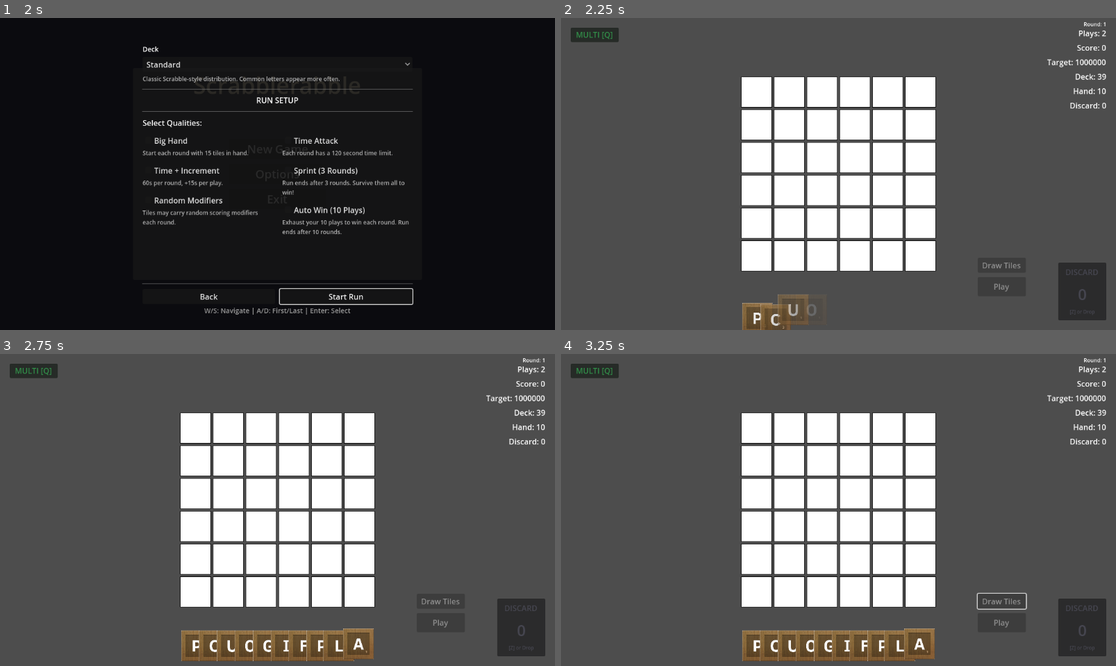
Above: before the commit, frames 1-4 (two rows, left to right).
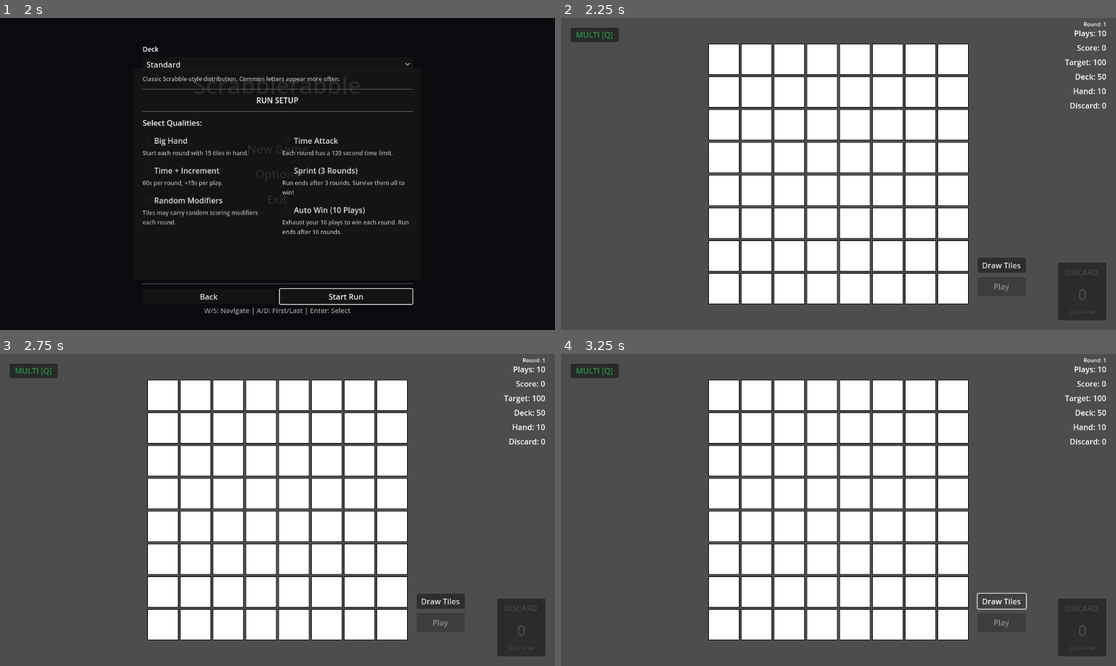
Above: after the commit, the same moments.

Repository: rcmilan/godot-scrabblerabble
Game: Godot game, scene res://scenes/title_screen/TitleScreen.tscn
Same seed, same stepped clock (60 frames per second), same inputs: the game is played once before the commit and once after it.
Inputs (mouse positions are in pixels of both pictures, inside the frame that each line leads up to):
- Up to frame 1 (2 s): click "New Game" at 0.5 s; click "New Game" at 1.25 s
- Up to frame 2 (2.25 s): click "Start Run" at 2 s
- Up to frame 3 (2.75 s): no input
- Up to frame 4 (3.25 s): click (999, 600) at 2.75 s, where only the run after the commit has a clickable "Draw Tiles"

Frame 1 is identical in both runs. In frame 2, 17% of the frame differs, in the area x 26-99%, y 4-100%; in frame 3, 18%; in frame 4, 18%, in the area x 26-99%, y 4-99%.
Error after the commit: Parse Error: Identifier "_available_tiles" not declared in the current scope. (res://autoload/tile_bag.gd:64)

Commit message:
refactor: encapsulate TileBag state arrays behind read-only getters

Diff:
--- a/autoload/tile_bag.gd
+++ b/autoload/tile_bag.gd
@@ -17,10 +17,20 @@
 # STATE
 # =============================================================================
 
-var available_tiles: Array[Tile] = []
-var drawn_tiles: Array[Tile] = []
-var current_distribution: BagDistribution = null
+var __available_tiles: Array[Tile] = []
+var __drawn_tiles: Array[Tile] = []
+var _current_distribution: BagDistribution = null
 var _initial_count: int = 0
+
+
+func get__available_tiles() -> Array[Tile]:
+	return __available_tiles.duplicate()
+
+func get__drawn_tiles() -> Array[Tile]:
+	return __drawn_tiles.duplicate()
+
+func get_current_distribution() -> BagDistribution:
+	return _current_distribution
 
 
 func _ready() -> void:
@@ -39,7 +49,7 @@
 		return false
 
 	_clear_all_tiles()
-	current_distribution = distribution
+	_current_distribution = distribution
 
 	for letter in distribution.distribution.keys():
 		var count: int = distribution.distribution[letter]
@@ -51,30 +61,30 @@
 		for i in count:
 			var tile: Tile = _create_tile(tile_data)
 			if tile:
-				available_tiles.append(tile)
-
-	_initial_count = available_tiles.size()
+				_available_tiles.append(tile)
+
+	_initial_count = _available_tiles.size()
 	shuffle_bag()
 
-	print("[TileBag] Populated with %d tiles" % available_tiles.size())
+	print("[TileBag] Populated with %d tiles" % _available_tiles.size())
 	return true
 
 
 ## Shuffles the available tiles randomly.
 func shuffle_bag() -> void:
-	available_tiles.shuffle()
+	_available_tiles.shuffle()
 
 
 ## Resets the bag to initial state (returns all drawn tiles).
 func reset_bag() -> void:
-	for tile in drawn_tiles:
+	for tile in _drawn_tiles:
 		tile.reset()
-		available_tiles.append(tile)
-
-	drawn_tiles.clear()
+		_available_tiles.append(tile)
+
+	_drawn_tiles.clear()
 	shuffle_bag()
 
-	print("[TileBag] Reset - %d tiles available" % available_tiles.size())
+	print("[TileBag] Reset - %d tiles available" % _available_tiles.size())
 
 
 # =============================================================================
@@ -83,15 +93,15 @@
 
 ## Draws a single tile from the bag.
 func draw_tile() -> Tile:
-	if available_tiles.is_empty():
+	if _available_tiles.is_empty():
 		print("[TileBag] Empty - cannot draw")
 		return null
 
-	var tile: Tile = available_tiles.pop_back()
-	drawn_tiles.append(tile)
+	var tile: Tile = _available_tiles.pop_back()
+	_drawn_tiles.append(tile)
 
 	EventBus.tile_drawn.emit(tile)
-	print("[TileBag] Drew: %s | Remaining: %d" % [tile.letter, available_tiles.size()])
+	print("[TileBag] Drew: %s | Remaining: %d" % [tile.letter, _available_tiles.size()])
 
 	return tile
 
@@ -111,14 +121,14 @@
 
 ## Returns a tile to the bag (for special effects).
 func return_tile(tile: Tile) -> void:
-	if tile in drawn_tiles:
-		drawn_tiles.erase(tile)
+	if tile in _drawn_tiles:
+		_drawn_tiles.erase(tile)
 
 	tile.reset()
-	available_tiles.append(tile)
+	_available_tiles.append(tile)
 	shuffle_bag()
 
-	print("[TileBag] Returned: %s | Available: %d" % [tile.letter, available_tiles.size()])
+	print("[TileBag] Returned: %s | Available: %d" % [tile.letter, _available_tiles.size()])
 
 
 # =============================================================================
@@ -127,12 +137,12 @@
 
 ## Returns the number of tiles remaining in the bag.
 func tiles_remaining() -> int:
-	return available_tiles.size()
+	return _available_tiles.size()
 
 
 ## Returns true if the bag is empty.
 func is_empty() -> bool:
-	return available_tiles.is_empty()
+	return _available_tiles.is_empty()
 
 
 ## Returns the initial tile count when bag was populated.
@@ -142,16 +152,16 @@
 
 ## Returns the number of tiles that have been drawn.
 func get_drawn_count() -> int:
-	return drawn_tiles.size()
+	return _drawn_tiles.size()
 
 
 ## Peeks at the top N tiles without drawing them (for debugging).
 func peek_tiles(count: int) -> Array[Tile]:
 	var result: Array[Tile] = []
-	var peek_count: int = mini(count, available_tiles.size())
-
-	for i in range(available_tiles.size() - peek_count, available_tiles.size()):
-		result.append(available_tiles[i])
+	var peek_count: int = mini(count, _available_tiles.size())
+
+	for i in range(_available_tiles.size() - peek_count, _available_tiles.size()):
+		result.append(_available_tiles[i])
 
 	return result
 
@@ -183,13 +193,13 @@
 
 
 func _clear_all_tiles() -> void:
-	for tile in available_tiles:
+	for tile in _available_tiles:
 		if is_instance_valid(tile):
 			tile.queue_free()
-	for tile in drawn_tiles:
+	for tile in _drawn_tiles:
 		if is_instance_valid(tile):
 			tile.queue_free()
 
-	available_tiles.clear()
-	drawn_tiles.clear()
+	_available_tiles.clear()
+	_drawn_tiles.clear()
 	_initial_count = 0
--- a/scripts/domain/qualities/all_reset_quality.gd
+++ b/scripts/domain/qualities/all_reset_quality.gd
@@ -5,8 +5,8 @@
 ## Bundled by CursedDeck; NOT registered in QualityRegistry (not shown in UI quality list).
 ##
 ## on_round_started:
-##   Precondition : TileBag.available_tiles is populated.
-##   Postcondition: every tile in TileBag.available_tiles carries a RESET/PER_ROUND modifier.
+##   Precondition : TileBag._available_tiles is populated.
+##   Postcondition: every tile in TileBag._available_tiles carries a RESET/PER_ROUND modifier.
 ##   Invariant    : tile.add_modifier() replaces by type — no duplicates possible.
 
 # =============================================================================
@@ -36,11 +36,11 @@
 # =============================================================================
 
 func _apply_reset_to_all_bag_tiles() -> void:
-	for tile in TileBag.available_tiles:
+	for tile in TileBag.get_available_tiles():
 		var modifier: ModifierInstance = ModifierRegistry.create_modifier(
 			ModifierTypes.Type.RESET,
 			ModifierTypes.Tier.BRONZE,
 			ModifierTypes.Lifetime.PER_ROUND
 		)
 		tile.add_modifier(modifier)
-	print("[AllResetQuality] Applied RESET to %d bag tiles" % TileBag.available_tiles.size())
+	print("[AllResetQuality] Applied RESET to %d bag tiles" % TileBag.tiles_remaining())
--- a/scripts/domain/qualities/random_modifiers_quality.gd
+++ b/scripts/domain/qualities/random_modifiers_quality.gd
@@ -52,7 +52,7 @@
 
 func _assign_modifiers_to_bag() -> void:
 	var count: int = 0
-	for tile in TileBag.available_tiles:
+	for tile in TileBag.get_available_tiles():
 		if randf() < MODIFIER_CHANCE:
 			var type: ModifierTypes.Type = _pick_weighted_type()
 			var tier: ModifierTypes.Tier = _pick_weighted_tier()
@@ -62,7 +62,7 @@
 			tile.add_modifier(modifier)
 			count += 1
 	print("[RandomModifiers] Assigned %d modifiers to %d available tiles" % [
-		count, TileBag.available_tiles.size()
+		count, TileBag.tiles_remaining()
 	])
 
 
